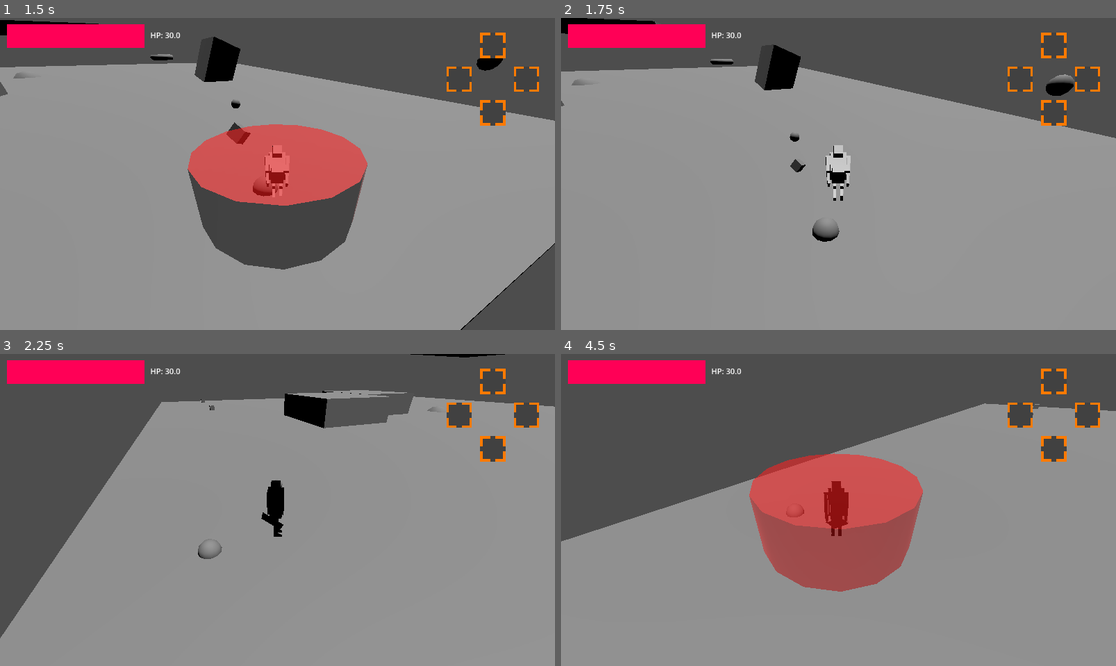
Above: before the commit, frames 1-4 (two rows, left to right).
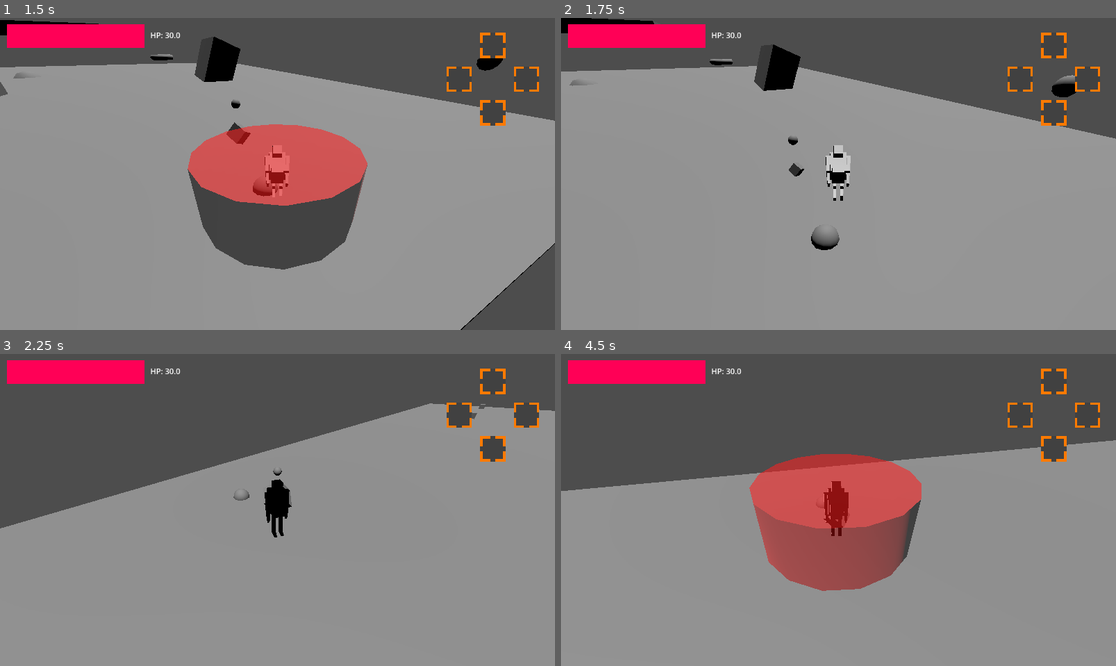
Above: after the commit, the same moments.

Repository: stron1le/MVM28
Game: Godot game, scene res://Scenes/start_screen.tscn
Two runs of this game, one before a commit and one after it. Both use one fixed random seed, a clock stepped at 60 frames per second and the inputs below.
Inputs (mouse positions are in pixels of both pictures, inside the frame that each line leads up to):
- Up to frame 1 (1.5 s): click "New Game" at 0.5 s; move the mouse to (305, 174) at 1.27 s; hold W (ForwardAxisNegative) from 1.28 s (still down); click (305, 174) at 1.35 s
- Up to frame 2 (1.75 s): keep holding W (ForwardAxisNegative); tap Space (Jump) at 1.52 s
- Up to frame 3 (2.25 s): keep holding W (ForwardAxisNegative); move the mouse to (249, 510) at 2.02 s; right-click (249, 510) at 2.1 s
- Up to frame 4 (4.5 s): keep holding W (ForwardAxisNegative); tap Space (Jump) at 2.27, 3.77 s; move the mouse to (849, 503) at 2.77 s; tap Left (HorizontalAxisNegative) at 2.85 s; tap Enter at 3.5 s; move the mouse to (832, 516) at 3.52 s; tap Right (HorizontalAxisPositive) at 3.6 s; move the mouse to (877, 513) at 4.27 s; click (877, 513) at 4.35 s

Frame 1 is identical in both runs. In frame 2, 0.7% of the frame differs, in the area x 0-100%, y 0-75%; in frame 3, 11%, in the area x 0-100%, y 0-92%; in frame 4, 9.2%.

Commit message:
Added Aerial Movement
I added some aerial movement to the main character, although I'm sill messing with it to get the feeling right. also, there was a bug where pressing 'back' would cause a character to instantly let go form a ledge grab, even if it was just from rotating the camera. I will need to consider the best way to check for if the player intends to let go in the future.

Diff:
--- a/mvm28/Scripts/test_character.gd
+++ b/mvm28/Scripts/test_character.gd
@@ -19,7 +19,7 @@
 const BRAKE_JUMP_SPEEDS = Vector2(20,10)
 const CUT_JUMP_MULTIPLIER = 0.5;
 const STANDARD_DRAG = 0.35;
-const STRAIN_FORWARD_FACTOR = 1.5;
+const STRAIN_FORWARD_FACTOR = 20;
 const DRAG_EXCESS_FORWARD_FACTOR = 1.0;
 const DRAG_EXCESS_BACKWARD_FACTOR = 2.0;
 const DASH_SPEED = 15;
@@ -212,6 +212,7 @@
 		velocity.y *= CUT_JUMP_MULTIPLIER;
 		canCutJump = false;
 	velocity += get_gravity()*delta;
+	aerialAdjustment(delta);
 	move_and_slide();
 
 	if (is_on_floor()):
@@ -221,8 +222,7 @@
 	aboveForwardShapeCast.force_shapecast_update();
 	forwardShapeCast.force_shapecast_update();
 	var shapecastsSatisfied:bool = (!aboveForwardShapeCast.is_colliding() and forwardShapeCast.is_colliding());
-	if (shapecastsSatisfied):
-		print("shapecast is good");
+
 	var wallcheck = $Wallcheck as ShapeCast3D;
 	wallcheck.force_shapecast_update();
 
@@ -336,29 +336,38 @@
 
 
 func aerialAdjustment(delta):
-	var dragThreshold
+	var dragThreshold;
+	var sidewaysSpeed=0;
 	var intendedYawDiff;
 	var intendedMagnitude;
+	forwardVel=move_toward(forwardVel,0,3.5*delta);
+	intendedYawDiff=0
 	match(currentState):
 		PLAYERSTATE.ACT_JUMP:
 			dragThreshold = MAX_RUN_SPEED;
 		_:
 			dragThreshold = MAX_RUN_SPEED*1.5;
 	forwardVel = move_toward(forwardVel,0,delta*STANDARD_DRAG);
-	var movementVector3D = Vector3(movementVector2D.x,0,movementVector2D.y).rotated(transform.basis.y,get_camera_yaw());
-	if (movementVector2D != Vector2.ZERO):
+	if (movementVector2D!=Vector2.ZERO):
+		var movementVector3D = Vector3(movementVector2D.x,0,movementVector2D.y).rotated(transform.basis.y,get_camera_yaw());
 		intendedYawDiff = transform.basis.z.signed_angle_to(movementVector3D,transform.basis.y);
-		intendedMagnitude = movementVector3D.length();
+		intendedMagnitude=movementVector2D.length();
+		var addedForward=STRAIN_FORWARD_FACTOR*cos(intendedYawDiff)*delta*intendedMagnitude;
+
+		#print(cos(intendedYawDiff));
 		forwardVel += STRAIN_FORWARD_FACTOR*cos(intendedYawDiff)*delta*intendedMagnitude;
-		transform.basis=transform.basis.rotated(transform.basis.y,PI*sin(intendedYawDiff)*intendedMagnitude*delta)
+
+		sidewaysSpeed = intendedMagnitude * sin(intendedYawDiff) * 300.0 *delta;
+
 	if (forwardVel>dragThreshold):
-		forwardVel -= 1.0*delta;
+		forwardVel -= 10*delta;
 	if (forwardVel<-16):
-		forwardVel += 1.0*delta;
+		print('yes');
+		forwardVel += 10*delta;
 	var magVector = forwardVel*transform.basis.z;
 	velocity = Vector3(magVector.x,velocity.y,magVector.z);
-
-
+	#print(sin(deg_to_rad(global_rotation_degrees.y+90)+get_camera_yaw()));
+	velocity+=transform.basis.x*sidewaysSpeed;
 func act_test(delta):
 	var movementVector3D = Vector3(movementVector2D.x,0,movementVector2D.y).rotated(transform.basis.y,get_camera_yaw());
 
@@ -426,13 +435,15 @@
 	#global_basis = ledgeGrabbedObject.global_basis
 	#global_position = ledgeGrabbedObject.global_position;
 	if (movementVector2D != Vector2.ZERO):
-		if (abs(intendedYawDiff)>PI/2.0):
+		if (abs(intendedYawDiff)>PI/2.0 and ledgeLetGo):
 			currentState = PLAYERSTATE.ACT_JUMP;
+			ledgeLetGo=false;
 			#if (addVelOnLetGo):
 				#velocity += addedVel/delta;
 		elif (ledgeLetGo and movementVector2D.length()>0.8):
 			currentState = PLAYERSTATE.ACT_JUMP;
 			velocity.y = 10;
+			ledgeLetGo=false;
 			#if (addVelOnLetGo):
 				#velocity += addedVel/delta;
 		return;
